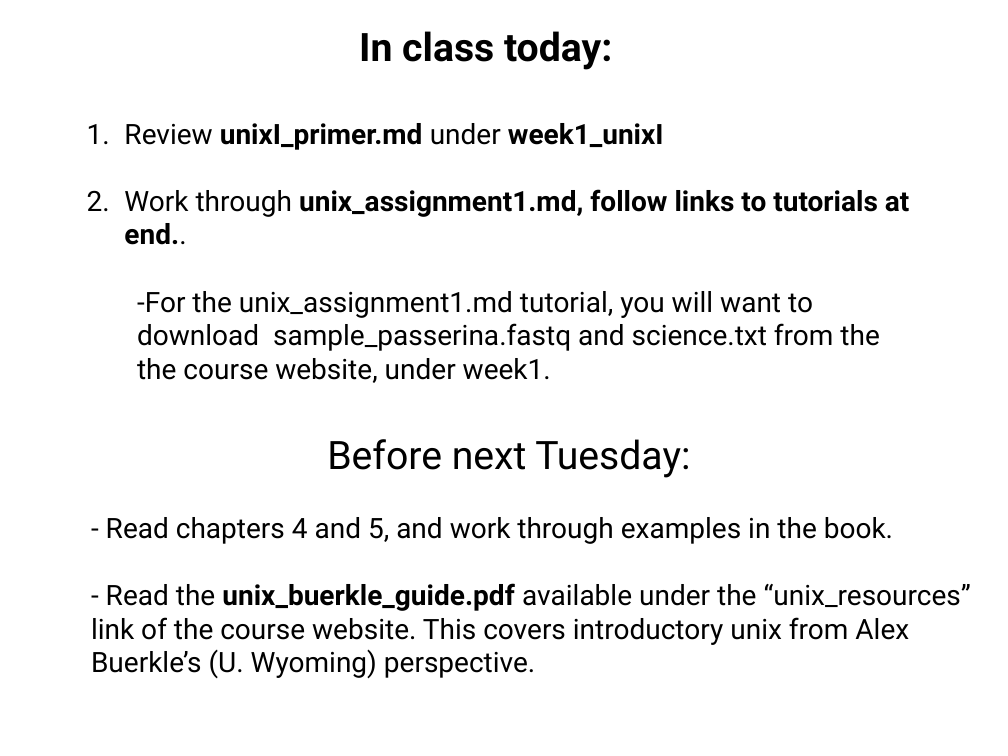
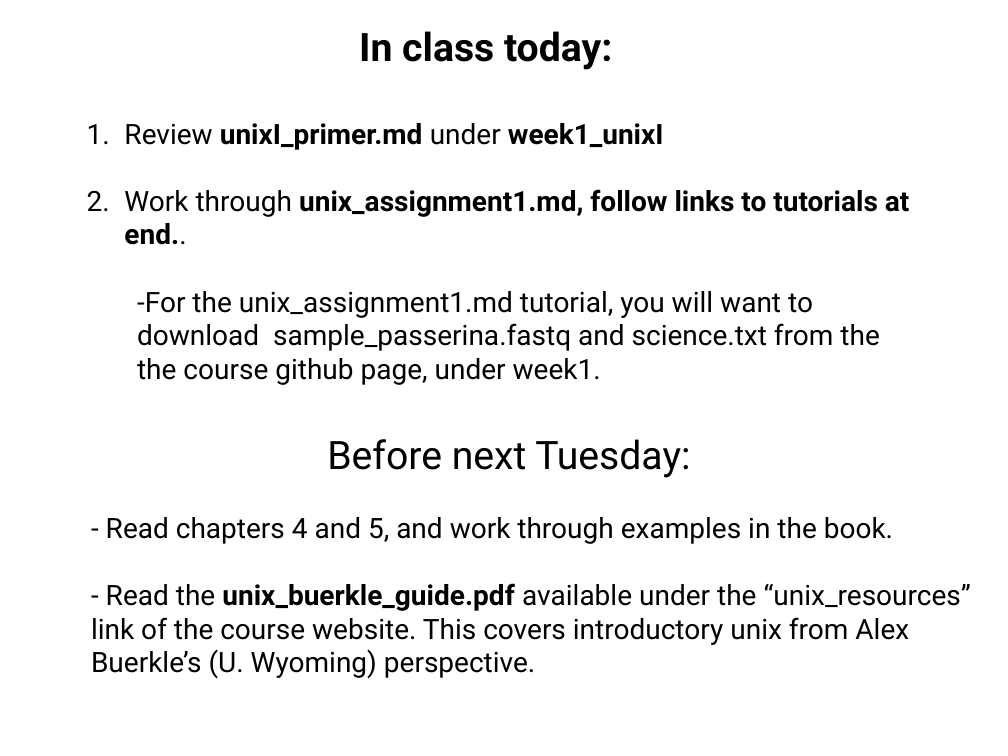
Before and after one commit to tparchman/F24_BIOL792, a slide deck: slide 19 of week1_unixI/week1b.pptx. Drawn at 1008x756 pixels with LibreOffice and Linux fonts; fonts in the diff are those of the drawing. Boxes give left, top, right and bottom in pixels: in the first picture for what was removed or moved away, otherwise in the second. Text is boxed around its words. In the diff, an @@ line names an element or a change of style, - is before the commit and + after.

```diff
--- a/week1_unixI/week1b.pptx
+++ b/week1_unixI/week1b.pptx
@@ text at (x1=137, y1=291, x2=879, y2=385): text changed @@
-  -For the unix_assignment1.md tutorial, you will want to download sample_passerina.fastq and science.txt from the the course website, under week1.
+  -For the unix_assignment1.md tutorial, you will want to download sample_passerina.fastq and science.txt from the the course github page, under week1.
```
Also in this commit, not shown: 1 other file.
